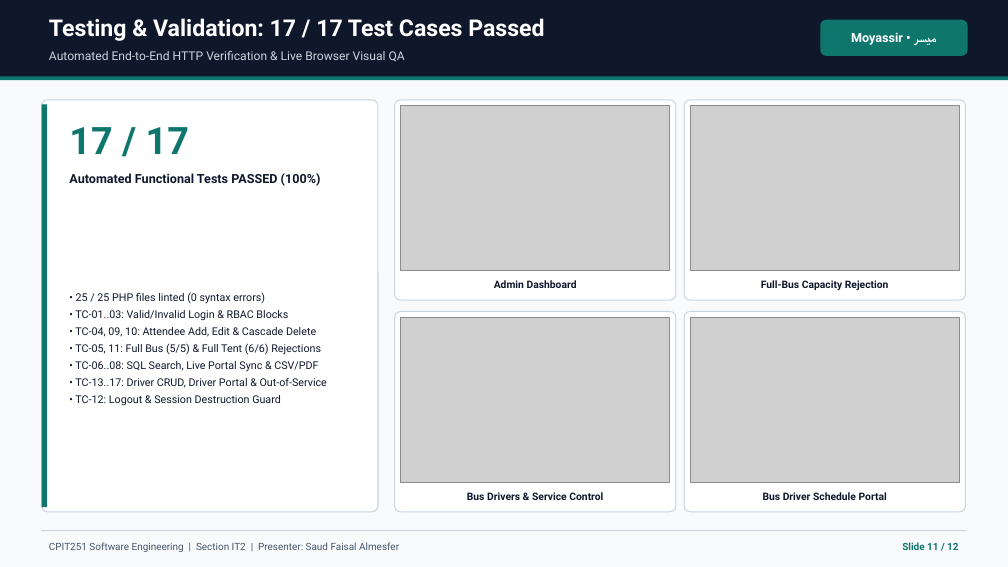
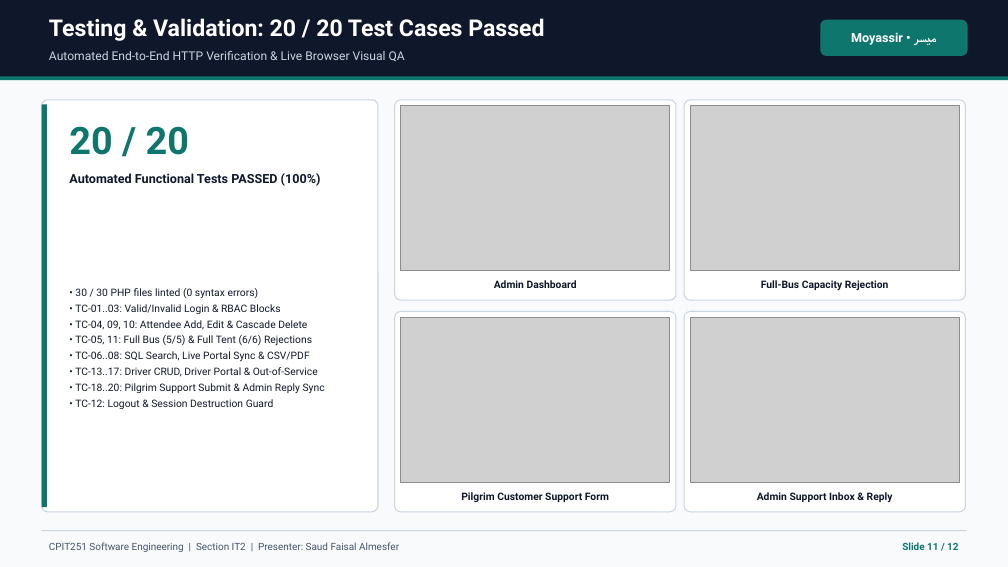
Before and after one commit to 0xMrHex/moyassir-cpit251, a slide deck: slide 11 of Moyassir_CPIT251_Presentation.pptx. Drawn at 1008x567 pixels with LibreOffice and Linux fonts; fonts in the diff are those of the drawing; grey boxes stand for pictures. Boxes give left, top, right and bottom in pixels: in the first picture for what was removed or moved away, otherwise in the second. Text is boxed around its words. In the diff, an @@ line names an element or a change of style, - is before the commit and + after.

```diff
--- a/Moyassir_CPIT251_Presentation.pptx
+++ b/Moyassir_CPIT251_Presentation.pptx
@@ text at (49, 18, 544, 41): text changed @@
-Testing & Validation: 17 / 17 Test Cases Passed
+Testing & Validation: 20 / 20 Test Cases Passed
@@ text at (69, 126, 189, 155): text changed @@
-17 / 17
+20 / 20
@@ text at (75, 288, 259, 298): text changed; size 10.2 to 9.8 pt @@
-• 25 / 25 PHP files linted (0 syntax errors)
+• 30 / 30 PHP files linted (0 syntax errors)
@@ text at (75, 304, 318, 409): size 10.2 to 9.8 pt in "• TC-01..03: Valid/Invalid Login & RBAC Blocks", "• TC-04, 09, 10: Attendee Add, Edit ...", "• TC-05, 11: Full Bus (5/5) & ...", "• TC-06..08: SQL Search, Live Portal Sync ..." and 2 more places; line spacing 1.32 to 1.28 @@
@@ text at (75, 383, 325, 393): paragraph added @@
+• TC-18..20: Pilgrim Support Submit & Admin Reply Sync
@@ text at (461, 492, 609, 502): text changed @@
-Bus Drivers & Service Control
+Pilgrim Customer Support Form
@@ text at (757, 492, 893, 502): text changed @@
-Bus Driver Schedule Portal
+Admin Support Inbox & Reply
```
Also in this commit, not shown: 6 other slides changed, 1 other file.
